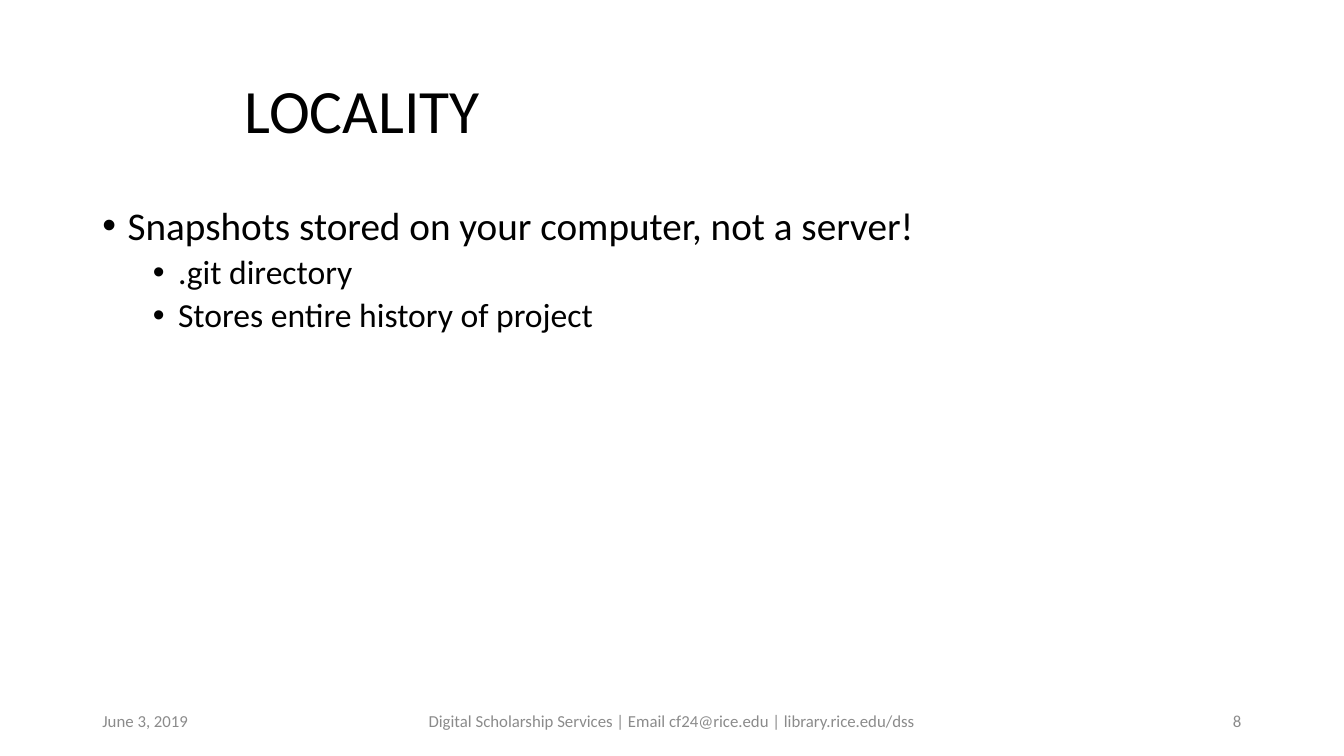
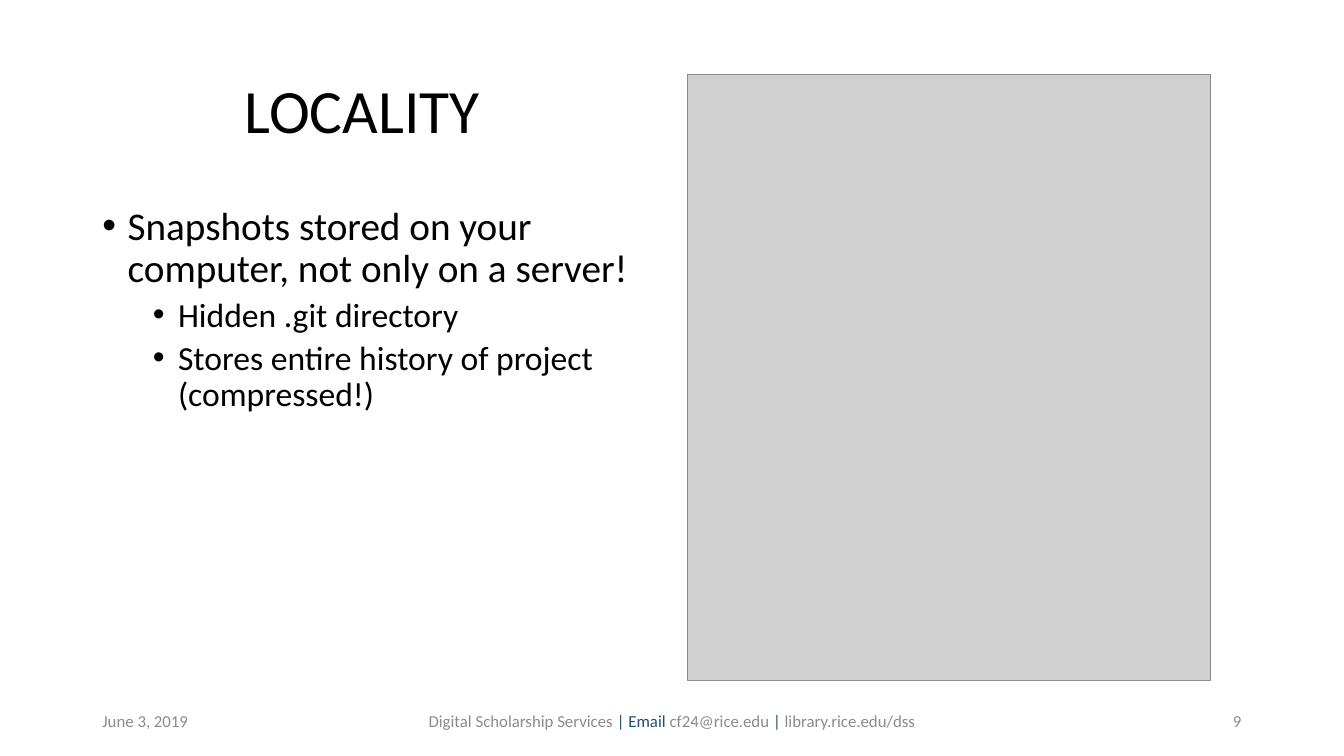
Before and after one commit to bakitybacon/rice-data-and-donuts, a slide deck: slide 9 of github/Introduction to Git & Github.pptx (slide 8 before the commit). Drawn at 1344x756 pixels with LibreOffice and Linux fonts; fonts in the diff are those of the drawing; grey boxes stand for pictures; background and template pictures are left out. Boxes give left, top, right and bottom in pixels: in the first picture for what was removed or moved away, otherwise in the second. Text is boxed around its words. In the diff, an @@ line names an element or a change of style, - is before the commit and + after.

Commit message:
final revision of ppt for the day

```diff
--- a/github/Introduction to Git & Github.pptx
+++ b/github/Introduction to Git & Github.pptx
@@ picture added at (x1=688, y1=75, x2=1211, y2=681) @@
@@ text at (x1=128, y1=212, x2=628, y2=412): text changed; size 28 to 24 pt @@
-• Snapshots stored on your computer, not a server!
-  • .git directory
-  • Stores entire history of project
+• Snapshots stored on your computer, not only on a server!
+  • Hidden .git directory
+  • Stores entire history of project (compressed!)
@@ text "Digital Scholarship Services | Email ..." at (x1=429, y1=715, x2=915, y2=730): text colour #8C8C8C to #1F4E79 in "| Email |" @@
@@ page number at (x1=1233, y1=716, x2=1241, y2=727): text changed @@
-8
+9
```
Also in this commit, not shown: 8 other slides changed, 19 slides added.
